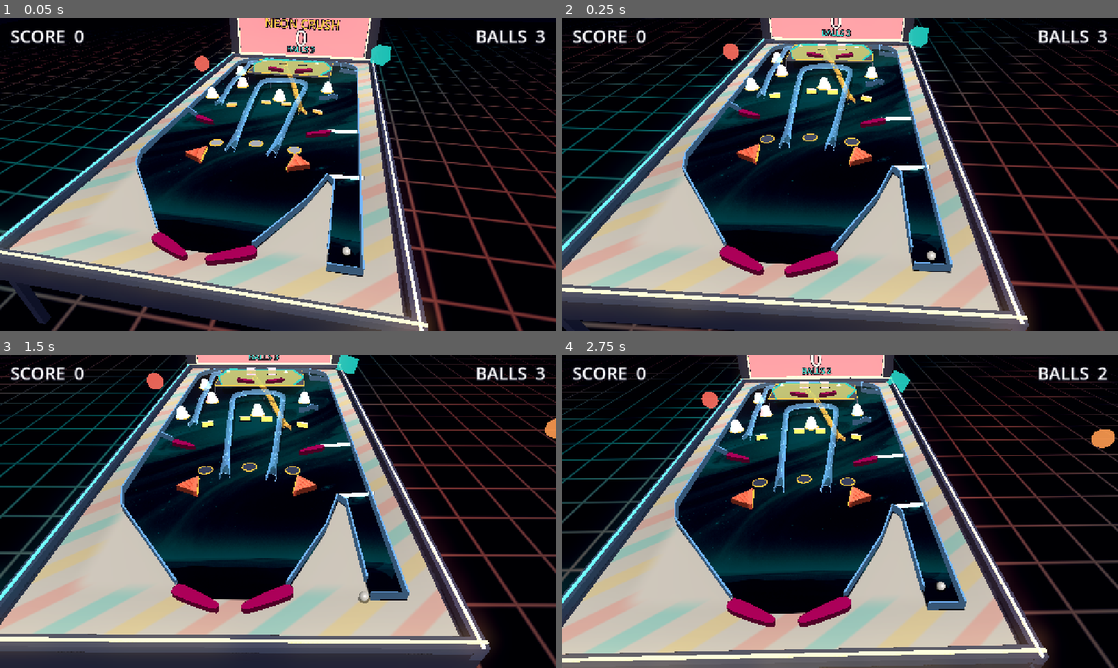
Above: before the commit, frames 1-4 (two rows, left to right).
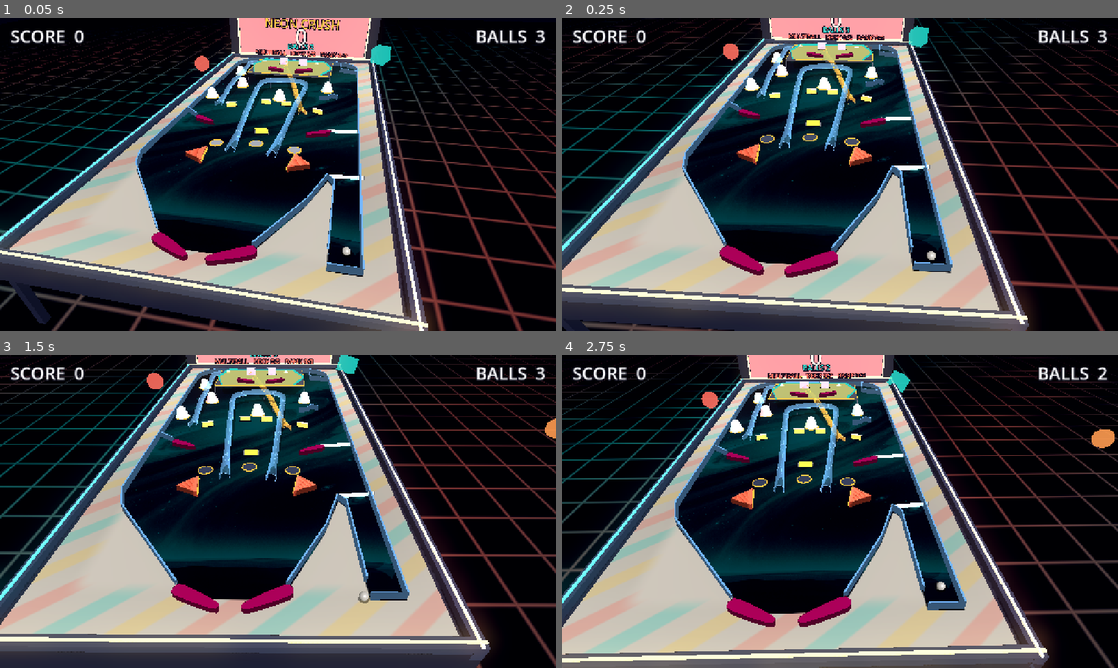
Above: after the commit, the same moments.

Repository: eddieedease/gdpb
Game: Godot game, scene res://scenes/crush_view.tscn
Same seed, same stepped clock (60 frames per second), same inputs: the game is played once before the commit and once after it. This scene is started directly instead of the project's main scene. Sound files missing from this copy of the repository are replaced by a short silence.
Inputs:
- Up to frame 1 (0.05 s): no input
- Up to frame 2 (0.25 s): no input
- Up to frame 3 (1.5 s): tap Enter (restart) at 0.5 s; hold E (nudge_right) 0.53-1.28 s; hold Space (launch) 0.53-1.28 s; hold Down (ui_down) from 1.28 s (still down); tap Space (launch) at 1.35 s
- Up to frame 4 (2.75 s): release Down (ui_down) at 2.03 s; hold E (nudge_right) from 2.03 s (still down); hold Space (launch) from 2.03 s (still down); tap Backspace at 2.1 s

The runs differ from the first frame. In frame 1, 0.6% of the frame differs, in the area x 40-63%, y 3-38%; in frame 2, 0.4%; in frame 3, 0.4%; in frame 4, 0.5%.

Commit message:
Add multiball and a spinner, and stop the board bleeding through targets
Drop target plates latched onto an alpha-blended material while rising into
place at startup and never let go. An alpha surface stops writing depth, so the
board behind blended straight through the plate - which on the deck read as the
floor colour bleeding into the target. They only blend while actually sinking
now, and start out already standing.

Multiball is lit by clearing the deck bank twice and the lower bank three times.
Progress only accumulates while it is inactive: clears during multiball earn
their bonus and nothing more, and both counters reset when it ends. Draining a
ball mid-multiball costs nothing - only the last ball out ends the ball in play,
or every multiball would quietly cost two lives. The backbox carries the legend.

The spinner is a new piece: an Area2D that never slows the ball, spun by however
hard the ball crossed it, ticking and scoring once per revolution as it coasts
down. Its blade is real 3D geometry driven from the spinner's own angle, so what
spins is what scores.

The whoosh now waits until the ball is half way along a channel. Boarding is not
riding, and a ball that clipped a mouth and backed out was triggering it.

Co-Authored-By: Claude Sonnet 5 <noreply@anthropic.com>

Diff:
--- a/scenes/advanced_table.tscn
+++ b/scenes/advanced_table.tscn
@@ -17,6 +17,7 @@
 [ext_resource type="PackedScene" path="res://scenes/ramp.tscn" id="20_ramp"]
 [ext_resource type="PackedScene" uid="uid://cn11w5wrtl65i" path="res://scenes/deck.tscn" id="21_deck"]
 [ext_resource type="PackedScene" uid="uid://bqr7v2xk1mnop" path="res://scenes/rollover.tscn" id="23_rollover"]
+[ext_resource type="PackedScene" path="res://scenes/spinner.tscn" id="24_spinner"]
 
 [sub_resource type="RectangleShape2D" id="RectangleShape2D_a0uye"]
 size = Vector2(64, 34)
@@ -193,6 +194,9 @@
 modulate = Color(0.6666667, 0, 0.3372549, 1)
 position = Vector2(1005, 1500)
 
+[node name="Spinner" parent="." unique_id=800000020 instance=ExtResource("24_spinner")]
+position = Vector2(640, 1560)
+
 [node name="RolloverLight0" parent="." unique_id=1968767991 instance=ExtResource("23_rollover")]
 position = Vector2(429, 1709)
 
@@ -223,7 +227,7 @@
 rotation = -0.12
 
 [node name="ExampleRail" parent="." unique_id=689590988 instance=ExtResource("16_rail")]
-position = Vector2(511, 1545)
+position = Vector2(511.00006, 1545)
 rotation = -1.0062875
 scale = Vector2(1.0395514, 1.1361759)
 curve = SubResource("Curve2D_jqx0o")
--- /dev/null
+++ b/scenes/spinner.tscn
@@ -0,0 +1,12 @@
+[gd_scene format=3 uid="uid://ckq4n8sp2vwsa"]
+
+[ext_resource type="Script" path="res://scripts/spinner.gd" id="1_sp"]
+
+[sub_resource type="RectangleShape2D" id="RectangleShape2D_sp"]
+size = Vector2(76, 26)
+
+[node name="Spinner" type="Area2D" groups=["spinners"]]
+script = ExtResource("1_sp")
+
+[node name="CollisionShape2D" type="CollisionShape2D" parent="."]
+shape = SubResource("RectangleShape2D_sp")
--- a/scripts/crush_view.gd
+++ b/scripts/crush_view.gd
@@ -123,6 +123,7 @@
 @export var bumper_height := 0.42
 @export var slingshot_height := 0.26
 @export var gate_height := 0.20
+@export var spinner_height := 0.19
 ## Drop shadows: each tier is drawn a second time on the table surface,
 ## darkened and offset. The offset direction follows the CAMERA each frame
 ## (shadows fall toward the viewer), so the perspective reads correctly as
@@ -166,8 +167,15 @@
 var _elapsed := 0.0
 var _score_label: Label3D
 var _balls_label: Label3D
+var _multiball_label: Label3D
+var _multiball_lit := false
+var _multiball_tween: Tween
+## Mirrors table_game's multiball requirements, purely for the legend text.
+const MULTIBALL_DECK_TARGET := 2
+const MULTIBALL_MAIN_TARGET := 3
 var _targets: Array = []      # drop-target blocks; see _build_target_visuals
 var _lights: Array = []       # rollover discs; see _build_rollover_visuals
+var _spinners: Array = []   # spinner blades; see _build_spinner_visuals
 ## Table-space footprint of the upper deck (padded bounding box of its
 ## content). Defines where the cage walls go and how far a ball must fall
 ## past the deck flippers before it rejoins the playfield below.
@@ -271,6 +279,7 @@
 	_build_kicker_visuals()
 	_build_gate_visuals(table)
 	_build_rollover_visuals()
+	_build_spinner_visuals()
 	_build_deck_platform()
 	_build_deck_cage(table)
 	_build_environment()
@@ -1027,12 +1036,18 @@
 func _build_backbox_display(l: float) -> void:
 	var face_z := -(l * 0.5 + 0.44)
 	_backbox_label(backbox_title, 88, accent_bright, Vector3(0, 3.15, face_z))
-	_score_label = _backbox_label("0", 150, Color(1, 0.97, 0.92), Vector3(0, 1.95, face_z))
-	_balls_label = _backbox_label("BALLS 3", 58, accent_cool, Vector3(0, 0.92, face_z))
+	_score_label = _backbox_label("0", 150, Color(1, 0.97, 0.92), Vector3(0, 2.05, face_z))
+	_balls_label = _backbox_label("BALLS 3", 54, accent_cool, Vector3(0, 1.16, face_z))
+	# The multiball legend: shows how close the player is to lighting it, then
+	# takes over entirely while it is running.
+	_multiball_label = _backbox_label("", 46, accent_warm, Vector3(0, 0.52, face_z))
 	GameManager.score_changed.connect(_on_score_changed)
 	GameManager.balls_changed.connect(_on_balls_changed)
+	GameManager.multiball_progress.connect(_on_multiball_progress)
+	GameManager.multiball_changed.connect(_on_multiball_changed)
 	_on_score_changed(GameManager.score)
 	_on_balls_changed(GameManager.balls_left)
+	_on_multiball_progress(0, 0)
 
 
 func _backbox_label(text: String, size: int, col: Color, pos: Vector3) -> Label3D:
@@ -1064,6 +1079,32 @@
 func _on_balls_changed(value: int) -> void:
 	if is_instance_valid(_balls_label):
 		_balls_label.text = "BALLS %d" % maxi(value, 0)
+
+
+## Legend on the backbox. While multiball is off it counts the two banks toward
+## lighting it; while it runs it just says so, pulsing, and stops counting.
+func _on_multiball_progress(deck_clears: int, main_clears: int) -> void:
+	if not is_instance_valid(_multiball_label) or _multiball_lit:
+		return
+	_multiball_label.modulate = accent_warm
+	_multiball_label.text = "MULTIBALL   DECK %d/%d   BANK %d/%d" % [
+			deck_clears, MULTIBALL_DECK_TARGET, main_clears, MULTIBALL_MAIN_TARGET]
+
+
+func _on_multiball_changed(active: bool) -> void:
+	_multiball_lit = active
+	if not is_instance_valid(_multiball_label):
+		return
+	if _multiball_tween and _multiball_tween.is_valid():
+		_multiball_tween.kill()
+	if active:
+		_multiball_label.text = "*  M U L T I B A L L  *"
+		_multiball_label.modulate = accent_bright
+		_multiball_tween = create_tween().set_loops()
+		_multiball_tween.tween_property(_multiball_label, "modulate", accent_warm, 0.35)
+		_multiball_tween.tween_property(_multiball_label, "modulate", accent_bright, 0.35)
+	else:
+		_on_multiball_progress(0, 0)
 
 
 ## 1234500 -> "1,234,500" - a bare digit run is unreadable at a glance.
@@ -1313,6 +1354,10 @@
 			# rather than the target itself), and taking the body's position
 			# then floats the block away from where the target really is.
 			var w := _table_to_world(cs.global_position)
+			# Start standing, not at the origin: animating up from y=0 on the
+			# first frames tripped the sinking branch above and left the plate
+			# permanently alpha-blended.
+			mesh.position = Vector3(w.x, base_h + height * 0.5, w.z)
 			slot.position = Vector3(w.x, base_h + 0.008, w.z)
 			slot.rotation.y = -cs.global_rotation
 			_targets.append({
@@ -1598,6 +1643,60 @@
 		ring.position = Vector3(w.x, 0.016, w.z)
 		add_child(ring)
 		_lights.append({"node": r, "mat": mat, "ring": ring})
+
+
+## Spinners: a real blade on two posts, turning on a horizontal axle across the
+## lane. The blade's angle is driven from the spinner node itself each frame, so
+## what you see spinning is exactly what is being scored.
+func _build_spinner_visuals() -> void:
+	for s in get_tree().get_nodes_in_group("spinners"):
+		if not (s is Node2D) or s.get("spin") == null:
+			continue
+		var w := _table_to_world(s.global_position)
+		var span: float = float(s.width) / PX_PER_M
+		var root := Node3D.new()
+		root.position = Vector3(w.x, 0.0, w.z)
+		root.rotation.y = -s.global_rotation
+		add_child(root)
+
+		# The axle sits at blade height; the blade hangs across the lane and
+		# rotates about the axle's own length.
+		var axle_y := spinner_height
+		var pivot := Node3D.new()
+		pivot.position = Vector3(0, axle_y, 0)
+		root.add_child(pivot)
+
+		var blade := MeshInstance3D.new()
+		var bm := BoxMesh.new()
+		bm.size = Vector3(span * 0.92, axle_y * 1.7, 0.022)
+		blade.mesh = bm
+		var bmat := StandardMaterial3D.new()
+		bmat.albedo_color = accent_bright
+		bmat.metallic = 0.6
+		bmat.roughness = 0.25
+		bmat.emission_enabled = true
+		bmat.emission = accent_bright
+		bmat.emission_energy_multiplier = 0.7
+		bmat.cull_mode = BaseMaterial3D.CULL_DISABLED
+		blade.material_override = bmat
+		pivot.add_child(blade)
+
+		for side in [-1.0, 1.0]:
+			var post := MeshInstance3D.new()
+			var pm := CylinderMesh.new()
+			pm.top_radius = 0.022
+			pm.bottom_radius = 0.026
+			pm.height = axle_y * 1.25
+			post.mesh = pm
+			var pmat := StandardMaterial3D.new()
+			pmat.albedo_color = rail_color.lightened(0.4)
+			pmat.metallic = 0.5
+			pmat.roughness = 0.3
+			post.material_override = pmat
+			post.position = Vector3(side * span * 0.5, axle_y * 0.62, 0)
+			root.add_child(post)
+
+		_spinners.append({"node": s, "pivot": pivot, "mat": bmat})
 
 
 ## A point on the tube wall: `ang` sweeps around the channel's centreline,
@@ -1873,16 +1972,32 @@
 		var span: float = maxf(t["up_y"] - t["down_y"], 0.001)
 		var k: float = clampf((y - t["down_y"]) / span, 0.0, 1.0)
 		var mat: StandardMaterial3D = t["mat"]
-		mat.albedo_color.a = k
 		var capmat: StandardMaterial3D = t["capmat"]
-		capmat.albedo_color.a = k
+		# Alpha-blend ONLY while the plate is actually sinking. Once it latched
+		# onto an alpha material it stayed there, and an alpha-blended surface
+		# stops writing depth - so the board underneath blended straight through
+		# the plate and the deck's colour appeared to bleed into the target.
+		var sinking := k < 0.995
+		var want := BaseMaterial3D.TRANSPARENCY_ALPHA if sinking else BaseMaterial3D.TRANSPARENCY_DISABLED
+		if mat.transparency != want:
+			mat.transparency = want
+			capmat.transparency = want
+		mat.albedo_color.a = k if sinking else 1.0
+		capmat.albedo_color.a = k if sinking else 1.0
 		capmat.emission_energy_multiplier = 3.0 * k
-		if down and k < 0.06:
-			mesh.visible = false
-		else:
-			mesh.visible = true
-			if mat.transparency == BaseMaterial3D.TRANSPARENCY_DISABLED and k < 0.99:
-				mat.transparency = BaseMaterial3D.TRANSPARENCY_ALPHA
+		mesh.visible = not (down and k < 0.06)
+
+	# Spinner blades, driven straight off each spinner's own angle so the
+	# visual can never drift from what is being scored. They also glow hotter
+	# the faster they are turning.
+	for sp in _spinners:
+		var node = sp["node"]
+		var pivot: Node3D = sp["pivot"]
+		if not is_instance_valid(node) or not is_instance_valid(pivot):
+			continue
+		pivot.rotation.x = float(node.angle) * TAU
+		var mat: StandardMaterial3D = sp["mat"]
+		mat.emission_energy_multiplier = 0.7 + clampf(float(node.spin) / 8.0, 0.0, 1.0) * 2.2
 
 	# Rollover lights: dark when idle, blazing when lit.
 	for lg in _lights:
--- a/scripts/game_manager.gd
+++ b/scripts/game_manager.gd
@@ -10,6 +10,10 @@
 ## Fired when a whole group is cleared - every target in a bank knocked down,
 ## or every light in a rollover set lit. The 3D view throws confetti at `at`.
 signal bank_completed(at: Vector2)
+## Progress toward multiball changed, or multiball started/ended. The backbox
+## legend reads these to show how close the player is.
+signal multiball_progress(deck_clears: int, main_clears: int)
+signal multiball_changed(active: bool)
 
 const NO_POS := Vector2(-99999, -99999)
 
--- a/scripts/ramp.gd
+++ b/scripts/ramp.gd
@@ -288,12 +288,11 @@
 	body.set_meta("channel_entry_off", curve.get_closest_offset(to_local(body.global_position)))
 	if not _riding.has(body):
 		_riding.append(body)
-	# Whoosh only on a committed shot (fast enough to carry through), with a
-	# short cooldown so hovering around the mouth can't re-trigger it.
-	var now := Time.get_ticks_msec()
-	if speed >= whoosh_min_speed and now - _last_whoosh_ms > 450:
-		_last_whoosh_ms = now
-		SoundManager.play("whoosh", lerpf(0.95, 1.2, clampf((speed - whoosh_min_speed) / 1600.0, 0.0, 1.0)))
+	# The whoosh is NOT played here. Boarding is not the same as riding: a ball
+	# that clips a mouth and backs straight out still boarded, so playing it on
+	# entry produced a whoosh for shots that never actually went anywhere. It
+	# fires from _physics_process once the ball is genuinely half way along.
+	body.set_meta("channel_whooshed", false)
 	# NOTE: no score here. A channel pays out for being RIDDEN END TO END, which
 	# is the shot worth making - see _release(). Scoring on entry paid out for
 	# merely nudging a mouth.
@@ -374,6 +373,17 @@
 		# and is released instantly - which is exactly why shooting a rail
 		# from one end worked and from the other end did nothing at all.
 		var entry_off: float = ball.get_meta("channel_entry_off", 0.0)
+		# Whoosh once the ball is genuinely half way along - proof it committed
+		# to the shot rather than just brushing a mouth. Gated on speed and a
+		# short cooldown as before.
+		if not ball.get_meta("channel_whooshed", true) \
+				and absf(off - entry_off) >= length * 0.5:
+			ball.set_meta("channel_whooshed", true)
+			var now := Time.get_ticks_msec()
+			if speed >= whoosh_min_speed and now - _last_whoosh_ms > 450:
+				_last_whoosh_ms = now
+				SoundManager.play("whoosh",
+						lerpf(0.95, 1.2, clampf((speed - whoosh_min_speed) / 1600.0, 0.0, 1.0)))
 		var end_margin := minf(4.0, length * 0.1)
 		if absf(off - entry_off) > 30.0 and (off <= end_margin or off >= length - end_margin):
 			_release(ball)
--- a/scripts/sound_manager.gd
+++ b/scripts/sound_manager.gd
@@ -9,6 +9,7 @@
 	"slingshot": preload("res://assets/sounds/sfx_slingshot.wav"),
 	"target": preload("res://assets/sounds/sfx_target.wav"),
 	"drop": preload("res://assets/sounds/sfx_drop.wav"),
+	"spinner": preload("res://assets/sounds/sfx_spinner.wav"),
 	"launch": preload("res://assets/sounds/sfx_launch.wav"),
 	"whoosh": preload("res://assets/sounds/sfx_whoosh.wav"),
 	"drain": preload("res://assets/sounds/sfx_drain.wav"),
--- /dev/null
+++ b/scripts/spinner.gd
@@ -0,0 +1,83 @@
+extends Area2D
+## A spinner: a blade mounted across a lane that the ball whips through. It has
+## no collision of its own (Area2D), so it never slows the ball down - it just
+## measures how hard the ball went past and spins accordingly, ticking and
+## scoring once per revolution as it coasts to a stop.
+##
+## The 3D view builds the real spinning blade from this node and reads `spin`
+## and `angle` each frame, so the visual and the scoring always agree.
+
+signal spun(total_revolutions: int)
+
+## Points per revolution. A fast shot through a spinner is worth a lot in
+## total, which is the whole appeal of one.
+@export var points_per_rev := 130
+## Ball speed (px/s) -> revolutions per second handed to the blade.
+@export var speed_to_spin := 0.0055
+## How quickly the blade coasts down, in rev/s lost per second.
+@export var friction := 1.7
+## Lane width; the blade is drawn this wide.
+@export var width := 76.0:
+	set(v):
+		width = v
+		_apply_width()
+@export var max_spin := 13.0
+
+## Current spin rate in revolutions per second, and the blade's angle in turns
+## (0..1). Both read by the 3D view.
+var spin := 0.0
+var angle := 0.0
+
+var _shape: CollisionShape2D
+var _rev_accum := 0.0
+var _total_revs := 0
+var _last_tick_ms := 0
+
+
+func _ready() -> void:
+	_shape = get_node_or_null("CollisionShape2D")
+	if _shape == null:
+		_shape = CollisionShape2D.new()
+		_shape.name = "CollisionShape2D"
+		_shape.shape = RectangleShape2D.new()
+		add_child(_shape)
+	elif not (_shape.shape is RectangleShape2D):
+		_shape.shape = RectangleShape2D.new()
+	_apply_width()
+	collision_mask = 1   # playfield balls only
+	monitoring = true
+	body_entered.connect(_on_body_entered)
+
+
+func _apply_width() -> void:
+	if _shape and _shape.shape is RectangleShape2D:
+		(_shape.shape as RectangleShape2D).size = Vector2(width, 26.0)
+
+
+func _on_body_entered(body: Node) -> void:
+	if not body.is_in_group("ball") or not body is RigidBody2D:
+		return
+	# Only the component of travel ACROSS the blade spins it - clipping the end
+	# of a spinner sideways shouldn't send it flying round.
+	var across: Vector2 = Vector2.DOWN.rotated(global_rotation)
+	var through: float = absf(body.linear_velocity.dot(across))
+	spin = clampf(maxf(spin, through * speed_to_spin), 0.0, max_spin)
+
+
+func _physics_process(delta: float) -> void:
+	if spin <= 0.0:
+		return
+	angle = fmod(angle + spin * delta, 1.0)
+	_rev_accum += spin * delta
+	while _rev_accum >= 1.0:
+		_rev_accum -= 1.0
+		_total_revs += 1
+		GameManager.add_score(points_per_rev, global_position)
+		# One tick per revolution, but rate-limited: at full tilt a spinner
+		# would otherwise fire dozens of overlapping clicks a second.
+		var now := Time.get_ticks_msec()
+		if now - _last_tick_ms > 55:
+			_last_tick_ms = now
+			SoundManager.play("spinner", randf_range(0.92, 1.12))
+		spun.emit(_total_revs)
+	spin = maxf(spin - friction * delta, 0.0)
--- a/scripts/table_game.gd
+++ b/scripts/table_game.gd
@@ -42,6 +42,21 @@
 ## interface as drop targets, so they run on the same bank machinery.
 var _light_bank := Bank.new()
 var _launch_charge := 0.0
+
+## Multiball is lit by clearing the DECK bank twice and the LOWER bank three
+## times. Progress only accumulates while multiball is INACTIVE - clears made
+## during multiball count for nothing - and both counters go back to zero when
+## it ends, so each multiball has to be earned from scratch.
+@export var multiball_deck_clears := 2
+@export var multiball_main_clears := 3
+## How many extra balls multiball puts into play.
+@export var multiball_extra_balls := 2
+## Where the extra balls are fed in from.
+@export var multiball_feed_position := Vector2(640, 300)
+
+var _deck_clears := 0
+var _main_clears := 0
+var _multiball := false
 
 
 func _ready() -> void:
@@ -147,8 +162,18 @@
 func _on_drain_body_entered(body: Node) -> void:
 	if not body.is_in_group("ball"):
 		return
+	# Count what is STILL in play before freeing this one. During multiball,
+	# losing one ball costs nothing - only draining the last ball ends the
+	# ball-in-play, or every multiball would cost two extra lives.
+	var others := _live_balls(body)
 	body.queue_free()
 	SoundManager.play("drain")
+	if others > 0:
+		# Down to a single ball again: multiball is over.
+		if others == 1:
+			_end_multiball()
+		return
+	_end_multiball()
 	GameManager.lose_ball()
 	if not GameManager.is_game_over:
 		await get_tree().create_timer(0.9).timeout
@@ -183,6 +208,66 @@
 	return sum / maxi(count, 1)
 
 
+## Bank clears build toward multiball, but ONLY while it is inactive - during
+## multiball a clear earns its bonus and nothing more.
+func _count_toward_multiball(bank: Bank) -> void:
+	if _multiball:
+		return
+	if bank == _deck_bank:
+		_deck_clears += 1
+	elif bank == _main_bank:
+		_main_clears += 1
+	else:
+		return   # the rollover set doesn't feed multiball
+	GameManager.multiball_progress.emit(_deck_clears, _main_clears)
+	if _deck_clears >= multiball_deck_clears and _main_clears >= multiball_main_clears:
+		_start_multiball()
+
+
+func _start_multiball() -> void:
+	if _multiball:
+		return
+	_multiball = true
+	# Zero the counters now: the next multiball has to be earned from scratch,
+	# and this also stops a clear landing mid-multiball from re-triggering.
+	_deck_clears = 0
+	_main_clears = 0
+	GameManager.multiball_progress.emit(0, 0)
+	GameManager.multiball_changed.emit(true)
+	SoundManager.play("launch", 1.15)
+	GameManager.impact.emit(14.0)
+	# Feed the extra balls in over a beat so they don't all appear on top of
+	# each other, and from the top of the playfield so they immediately matter.
+	for i in multiball_extra_balls:
+		await get_tree().create_timer(0.35).timeout
+		if not is_inside_tree() or GameManager.is_game_over:
+			return
+		var extra: RigidBody2D = BALL_SCENE.instantiate()
+		extra.position = multiball_feed_position + Vector2(randf_range(-40.0, 40.0), 0.0)
+		extra.max_contacts_reported = 10
+		add_child(extra)
+		extra.linear_velocity = Vector2(randf_range(-160.0, 160.0), 380.0)
+
+
+func _end_multiball() -> void:
+	if not _multiball:
+		return
+	_multiball = false
+	_deck_clears = 0
+	_main_clears = 0
+	GameManager.multiball_progress.emit(0, 0)
+	GameManager.multiball_changed.emit(false)
+
+
+## Balls currently in play, ignoring any that are already queued for deletion.
+func _live_balls(excluding: Node = null) -> int:
+	var n := 0
+	for b in get_tree().get_nodes_in_group("ball"):
+		if is_instance_valid(b) and b != excluding:
+			n += 1
+	return n
+
+
 func _on_drop_hit(_target, bank: Bank) -> void:
 	bank.down += 1
 	if bank.down >= bank.targets.size() and not bank.resetting:
@@ -192,6 +277,7 @@
 		# Celebrate over the middle of the whole group, not the last piece hit,
 		# so the burst reads as "that set is cleared".
 		GameManager.bank_completed.emit(_bank_centre(bank))
+		_count_toward_multiball(bank)
 		await get_tree().create_timer(1.2).timeout
 		for d in bank.targets:
 			d.reset_target()
@@ -209,4 +295,5 @@
 				d.reset_target()
 			bank.down = 0
 			bank.resetting = false
+		_end_multiball()
 		_spawn_ball()
Not shown, added: assets/sounds/sfx_spinner.wav.import
Not shown, added: scripts/spinner.gd.uid
Not shown, added: assets/sounds/sfx_spinner.wav
